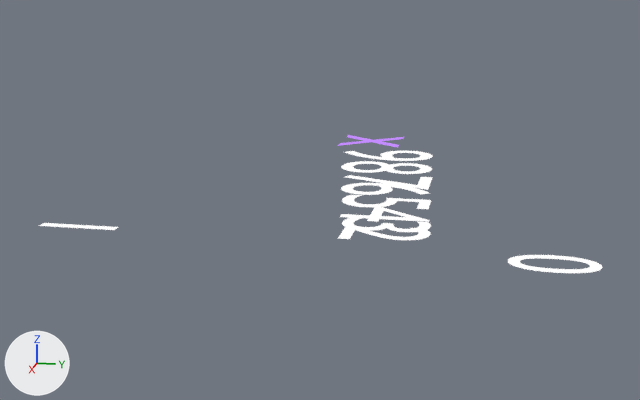
The Blender file rendermarker.numbers_combo.blend, before and after one commit.
Camera for both pictures: a camera (50 mm lens) standing at (5.15, 2.66, 1.6) and looking at (-0.01, 1.63, 0.31). Every picture has the same lights, and +X, +Y and +Z are marked at lower left. Text is drawn in Blender's own font.

Names of what the first picture shows: 'Text.078', 'Text.080', 'Text.081', 'Text.082', 'Text.083', 'Text.084', 'Text.085', 'Text.086', 'Text.087', 'Text.088', 'Text.089'.
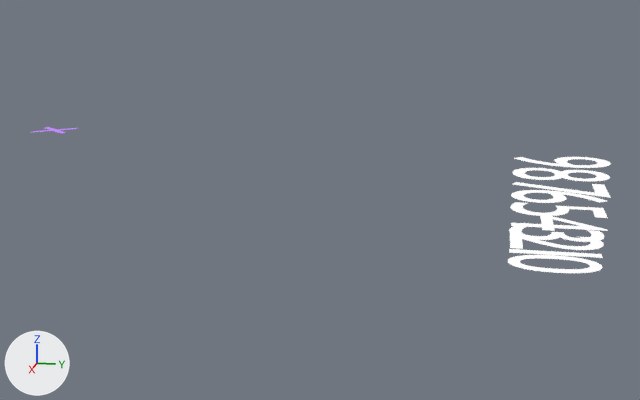
Commit message: combo-x -> medium, smaller

The change in detail:
In text 'Text.026' (txt_text_026), align_y goes from 'CENTER' to 'BOTTOM_BASELINE'.
Object 'Text.078' (ob_text_078) moves from (0.0, 2.0, 0.691) to (0.0, -0.199, 0.691).
Object 'Text.078' (ob_text_078) is rescaled from (0.771, 0.771, 0.771) to (0.481, 0.481, 0.481).
Object 'Text.080' (ob_text_080) moves from (0.0, 2.0, 0.611) to (0.0, 3.0, 0.611).
Object 'Text.081' (ob_text_081) moves from (0.0, 2.0, 0.535) to (0.0, 3.0, 0.535).
Object 'Text.082' (ob_text_082) moves from (0.0, 2.0, 0.454) to (0.0, 3.0, 0.454).
Object 'Text.083' (ob_text_083) moves from (0.0, 2.0, 0.403) to (0.0, 3.0, 0.403).
Object 'Text.084' (ob_text_084) moves from (0.0, 2.0, 0.323) to (0.0, 3.0, 0.323).
Object 'Text.085' (ob_text_085) moves from (0.0, 2.0, 0.247) to (0.0, 3.0, 0.247).
Object 'Text.086' (ob_text_086) moves from (0.0, 2.0, 0.179) to (0.0, 3.0, 0.179).
Object 'Text.087' (ob_text_087) moves from (0.0, 2.0, 0.129) to (0.0, 3.0, 0.129).
Object 'Text.088' (ob_text_088) moves from (0.0, 0.0, 0.064) to (0.0, 3.0, 0.064).

Boxes [x1, y1, x2, y2] around the edits, measured in the pictures (640 x 400 px):
'Text.081', moved: before [341, 161, 432, 174]; after [512, 168, 610, 181]
'Text.086', moved: before [342, 218, 431, 232]; after [509, 226, 604, 242]
'Text.085', moved: before [340, 207, 430, 222]; after [511, 216, 608, 231]
'Text.083', moved: before [341, 183, 429, 195]; after [511, 190, 607, 203]
'Text.084', moved: before [342, 195, 431, 209]; after [510, 202, 608, 218]
'Text.087', moved: before [338, 227, 431, 240]; after [510, 233, 604, 250]
'Text.080', moved: before [345, 151, 433, 161]; after [514, 157, 611, 168]
'Text.082', moved: before [345, 175, 433, 190]; after [513, 182, 611, 198]
'Text.088', moved: before [39, 223, 118, 230]; after [509, 249, 603, 258]
'Text.078', reshaped, moved, rescaled (28% narrower, 43% shorter): before [338, 135, 404, 148]; after [30, 127, 77, 134]
